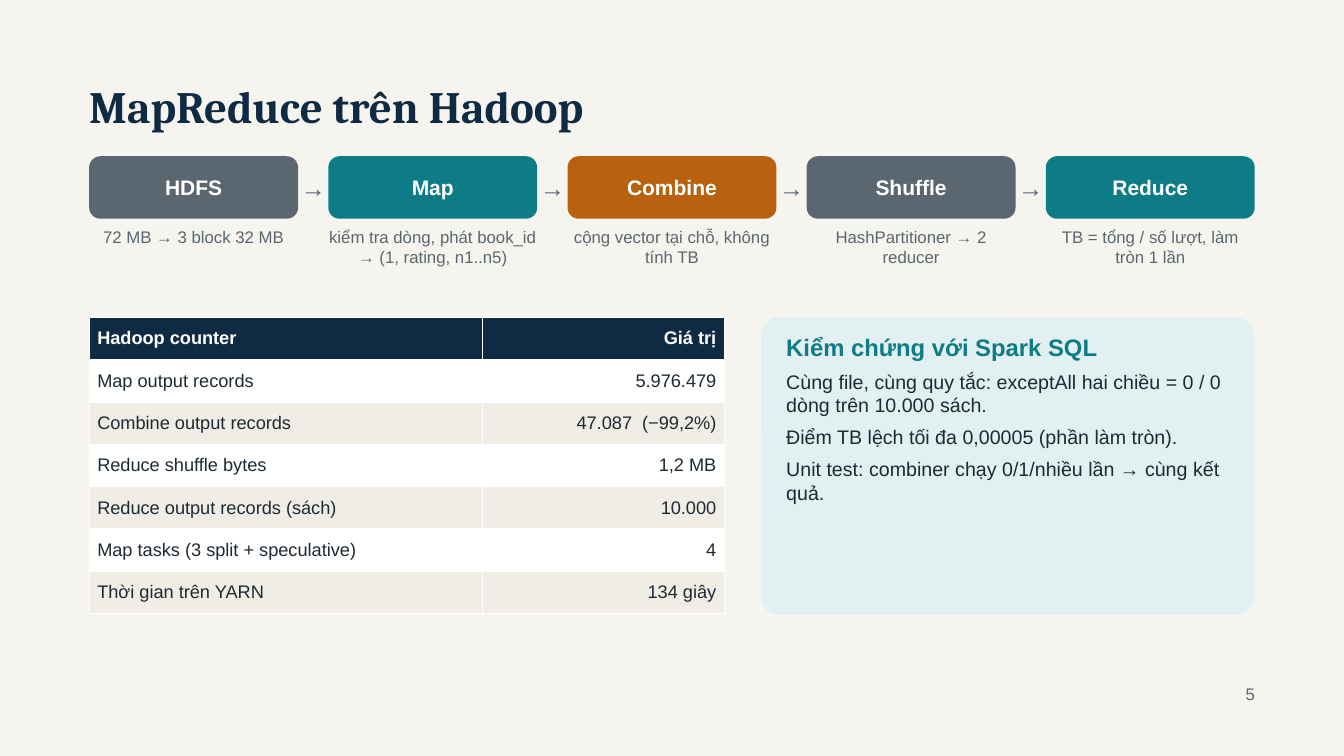
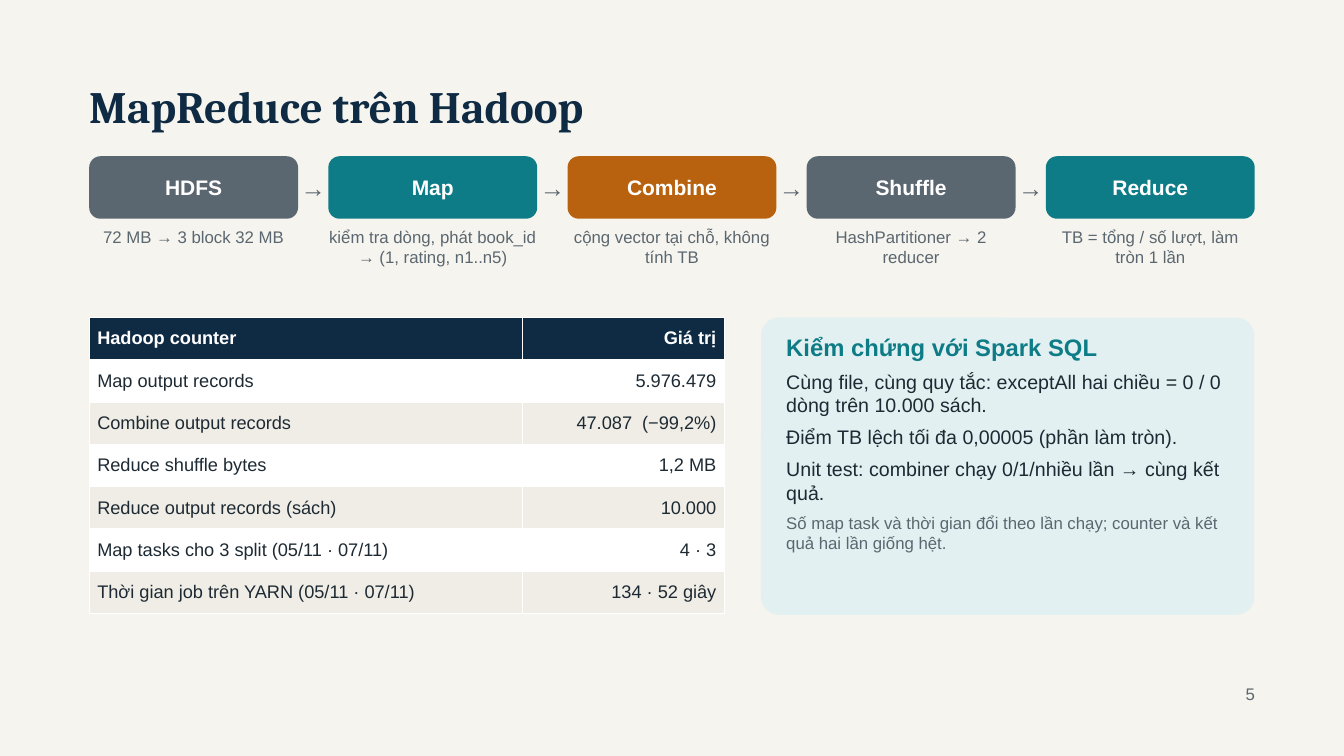
Before and after one commit to haoluonghuynhngoc/Group_06_BigData, a slide deck: slide 5 of Present/BookPulse - BDA501 Session 10 Final Presentation.pptx. Drawn at 1344x756 pixels with LibreOffice and Linux fonts; fonts in the diff are those of the drawing. Boxes give left, top, right and bottom in pixels: in the first picture for what was removed or moved away, otherwise in the second. Text is boxed around its words. In the diff, an @@ line names an element or a change of style, - is before the commit and + after.

```diff
--- a/Present/BookPulse - BDA501 Session 10 Final Presentation.pptx
+++ b/Present/BookPulse - BDA501 Session 10 Final Presentation.pptx
@@ table at <box>90,318,725,614</box> @@
-row 6, column 1: Map tasks (3 split + speculative)
+row 6, column 1: Map tasks cho 3 split (05/11 · 07/11)
-row 6, column 2: 4
+row 6, column 2: 4 · 3
-row 7, column 1: Thời gian trên YARN
+row 7, column 1: Thời gian job trên YARN (05/11 · 07/11)
-row 7, column 2: 134 giây
+row 7, column 2: 134 · 52 giây
@@ text at <box>786,515,1217,553</box>: paragraph added @@
+Số map task và thời gian đổi theo lần chạy; counter và kết quả hai lần giống hệt.
```
Also in this commit, not shown: 12 other slides changed, 45 other files.
